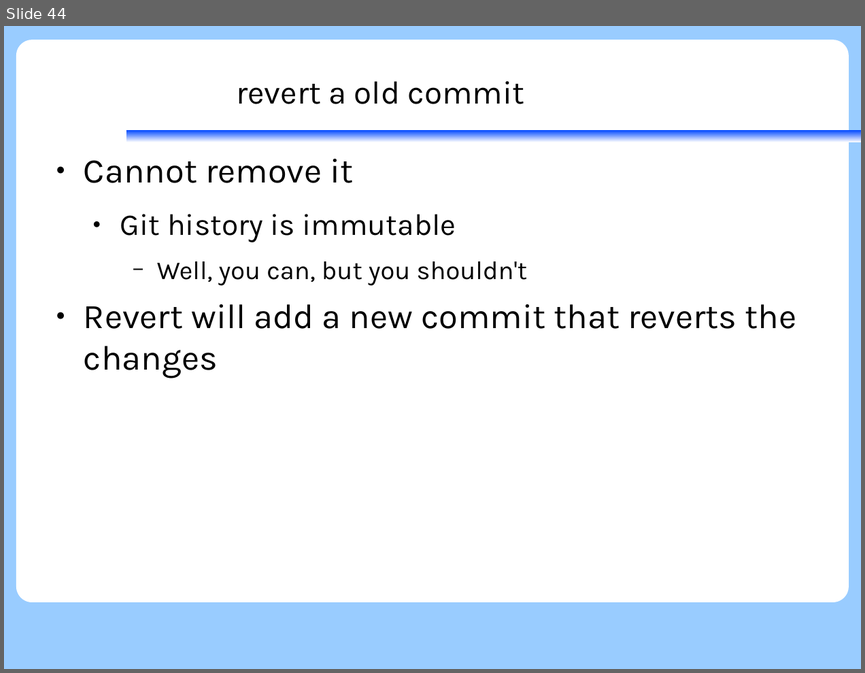
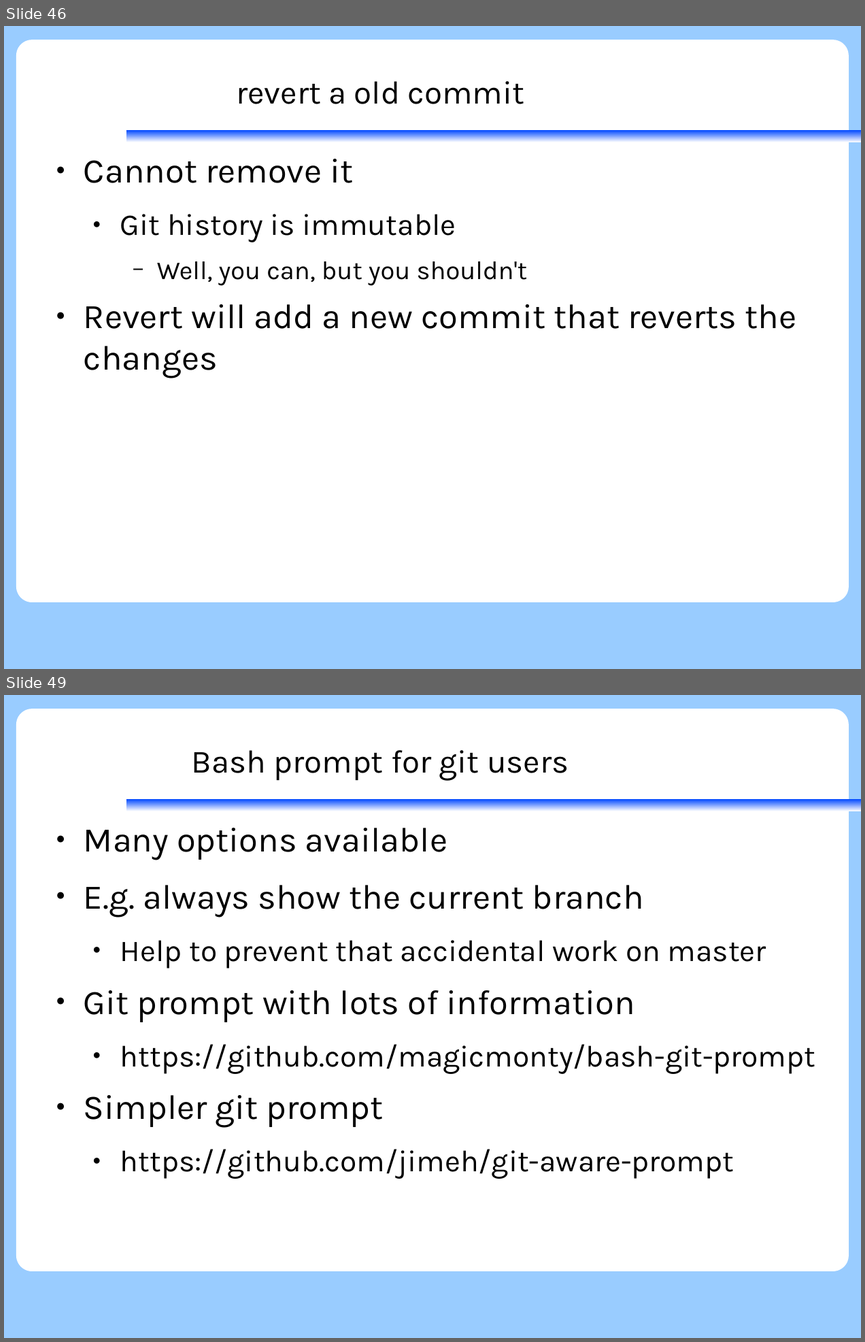
Before and after one commit to KennethNielsen/presentations, a slide deck: gitworkshop/gitworkshop.odp. Shown one above the other, each under a label of ours: slide 44 before the commit, slides 46 and 49 after it; the slides between them are not shown. The pictures are 865x673 and 865x1342 pixels, drawn with LibreOffice and Linux fonts; fonts in the diff are those of the drawing; background and template pictures are left out. Boxes give left, top, right and bottom in pixels: in the first picture for what was removed or moved away, otherwise in the second. Text is boxed around its words. In the diff, an @@ line names an element or a change of style, - is before the commit and + after.

```diff
--- a/gitworkshop/gitworkshop.odp
+++ b/gitworkshop/gitworkshop.odp
@@ slide 49 added at [4,695,861,1338], background #99CCFF; not listed: 2 template elements that a slide beside it also shows @@
@@ title added at [192,750,568,780], 30 pt, text #000000 @@
+Bash prompt for git users
@@ text added at [84,828,815,1178], 28 pt, text #000000 @@
+● Many options available
+● E.g. always show the current branch
+  ● Help to prevent that accidental work on master
+● Git prompt with lots of information
+  ● https://github.com/magicmonty/bash-git-prompt
+● Simpler git prompt
+  ● https://github.com/jimeh/git-aware-prompt
@@ what was slide 44 is now slide 46 @@
```
Also in this commit, not shown: 7 slides changed, 10 other slides added, 1 other file.
